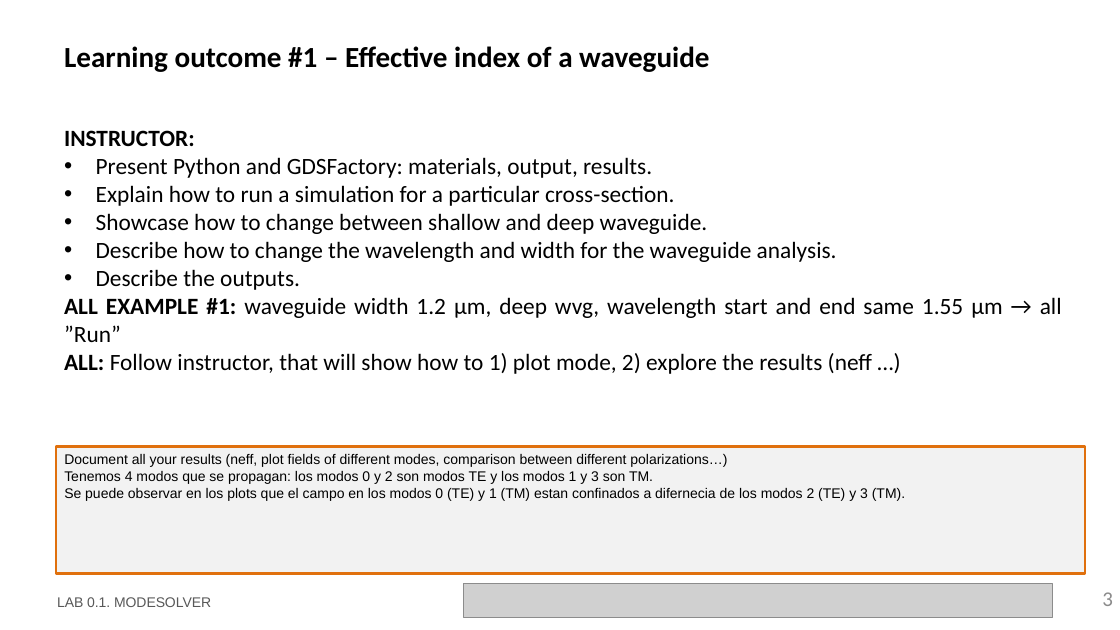
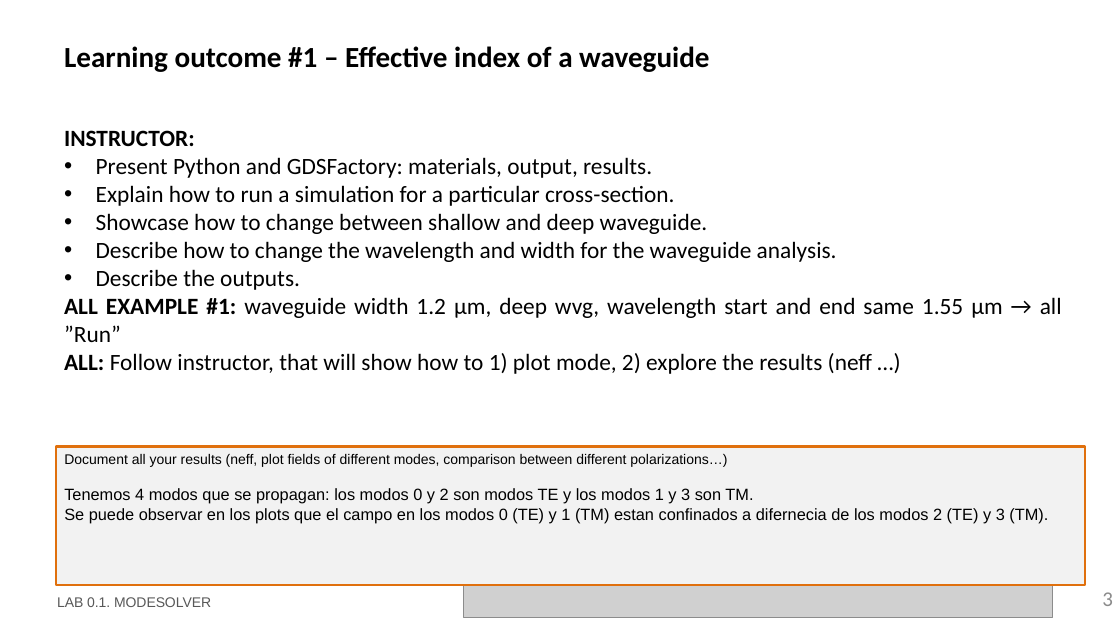
Before and after one commit to MariaJulve/pic-upv-lab0, a slide deck: slide 3 of LabBook_010.pptx. Drawn at 1120x630 pixels with LibreOffice and Linux fonts; fonts in the diff are those of the drawing; grey boxes stand for pictures; background and template pictures are left out. Boxes give left, top, right and bottom in pixels: in the first picture for what was removed or moved away, otherwise in the second. Text is boxed around its words. In the diff, an @@ line names an element or a change of style, - is before the commit and + after.

```diff
--- a/LabBook_010.pptx
+++ b/LabBook_010.pptx
@@ rectangle "Document all your results (neff, ...": place and size @@
-rectangle "Document all your results (neff, ..." at box(56, 447, 1086, 574)
+rectangle "Document all your results (neff, ..." at box(56, 447, 1086, 586)
@@ text in rectangle at box(64, 488, 1048, 523): size 12 to 14 pt in "Tenemos 4 modos que se propagan: los ...", "Se puede observar en los plots que ..." @@
```
Also in this commit, not shown: 3 other slides changed.
